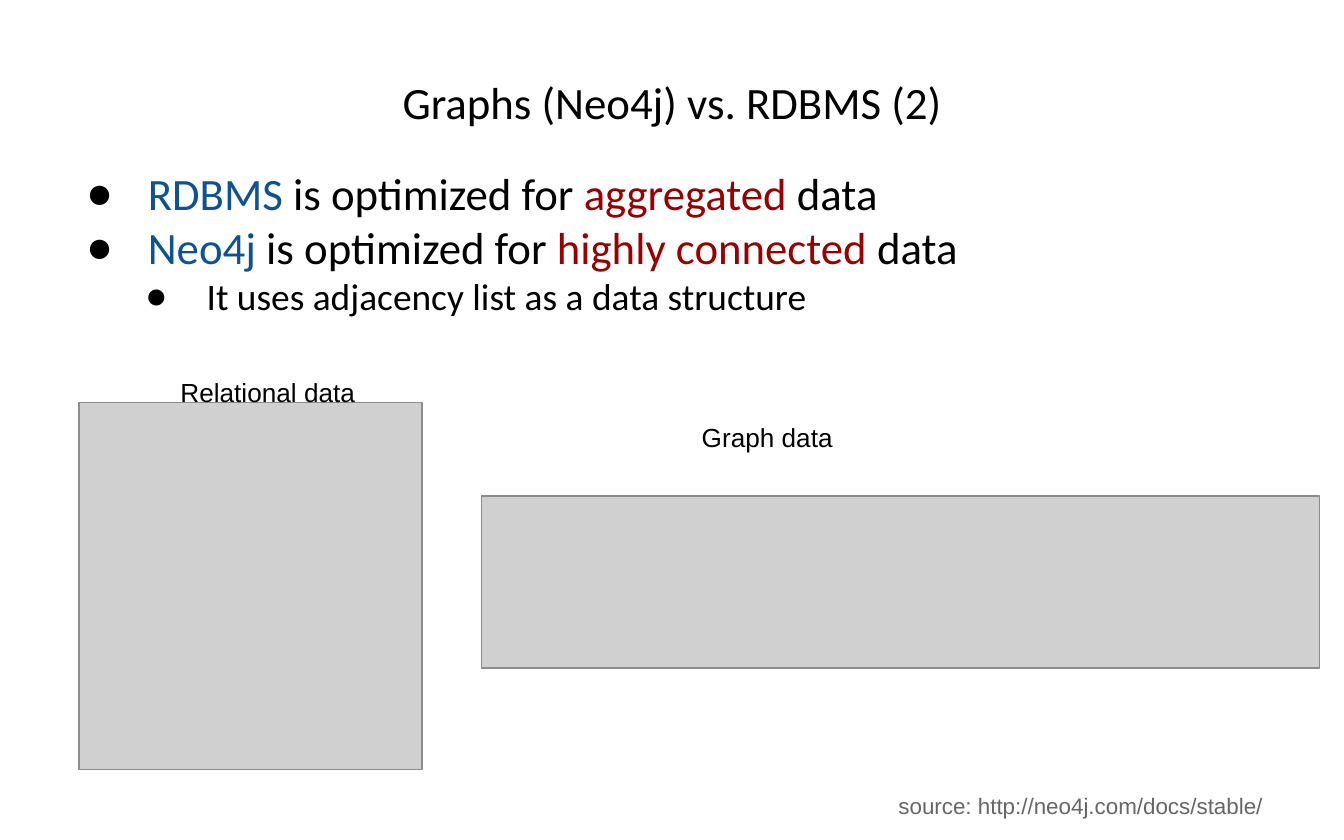
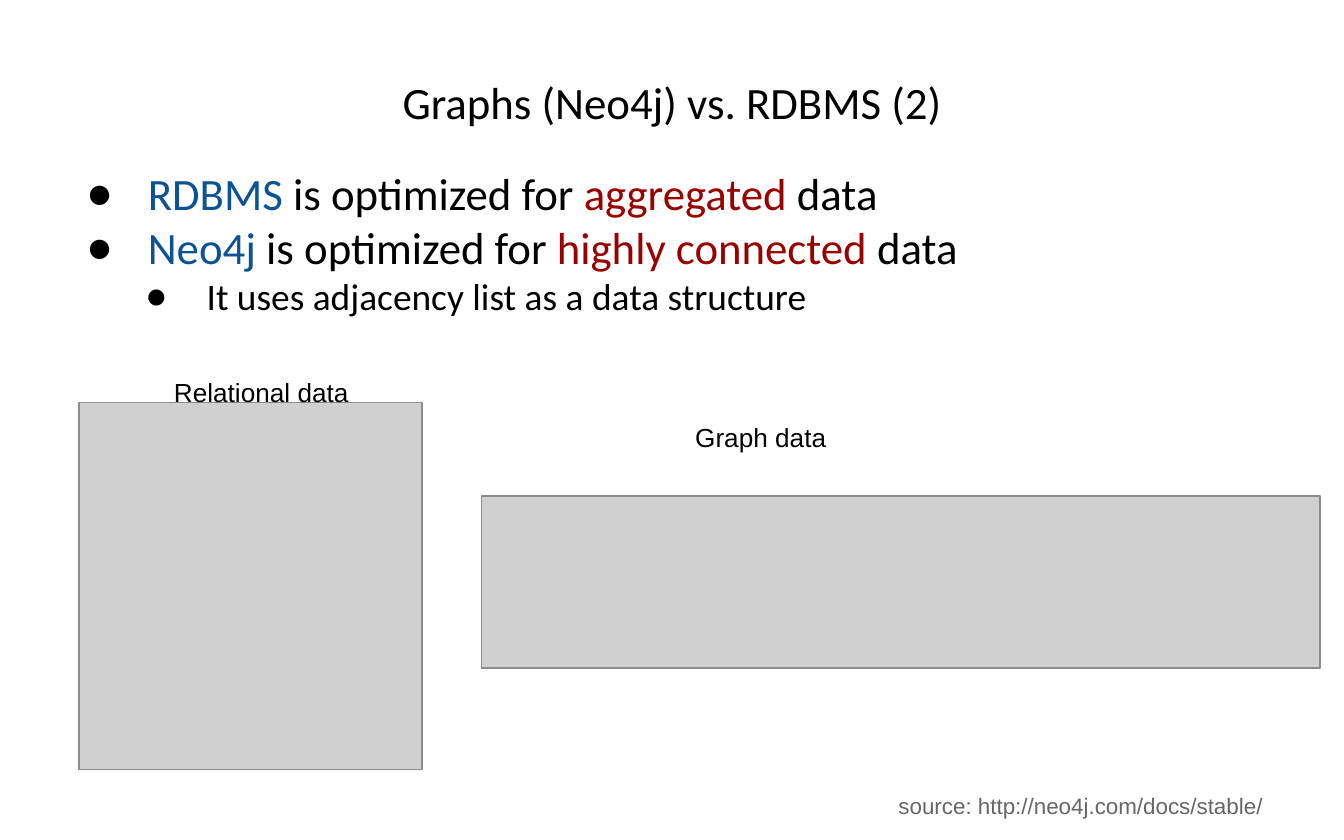
Before and after one commit to hogeschool/INFDEV026B, a slide deck: slide 23 of 2016-2017/Lecture 5.pptx. Drawn at 1344x840 pixels with LibreOffice and Linux fonts; fonts in the diff are those of the drawing; grey boxes stand for pictures. Boxes give left, top, right and bottom in pixels: in the first picture for what was removed or moved away, otherwise in the second. Text is boxed around its words. In the diff, an @@ line names an element or a change of style, - is before the commit and + after.

```diff
--- a/2016-2017/Lecture 5.pptx
+++ b/2016-2017/Lecture 5.pptx
@@ text "Relational data": place and size @@
-text "Relational data" at box(180, 381, 355, 403)
+text "Relational data" at box(174, 381, 349, 403)
@@ text "Graph data": place and size @@
-text "Graph data" at box(702, 428, 833, 453)
+text "Graph data" at box(695, 428, 826, 453)
```
Also in this commit, not shown: 12 other slides changed.
